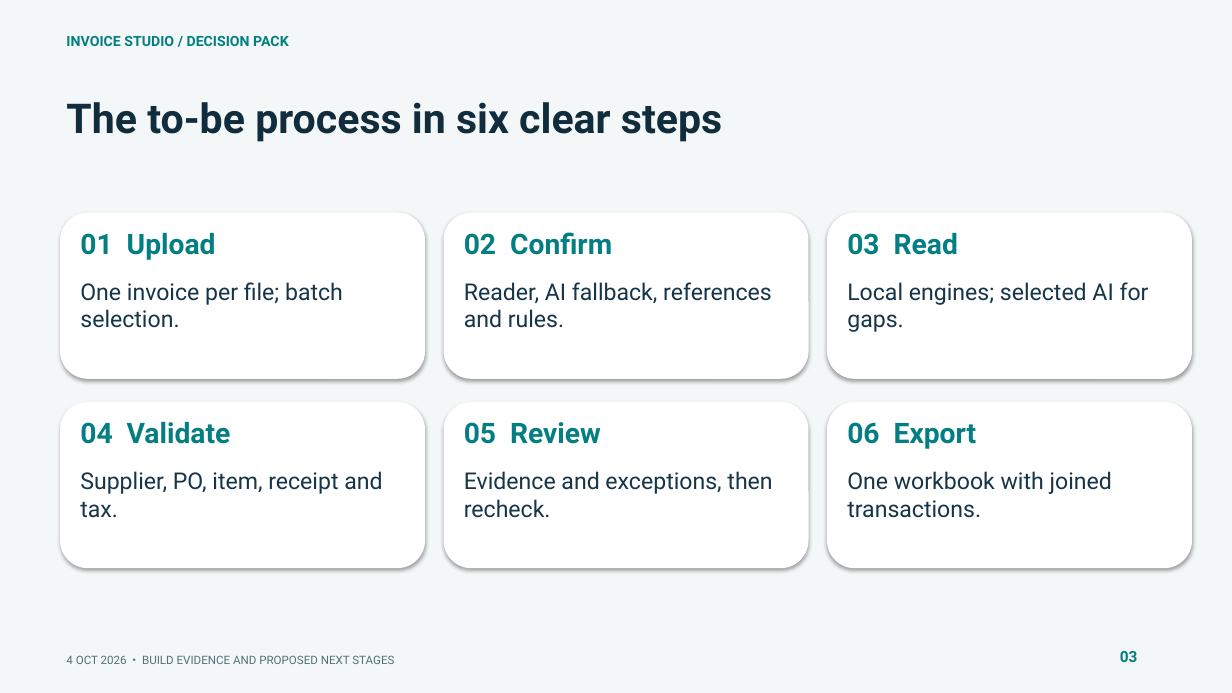
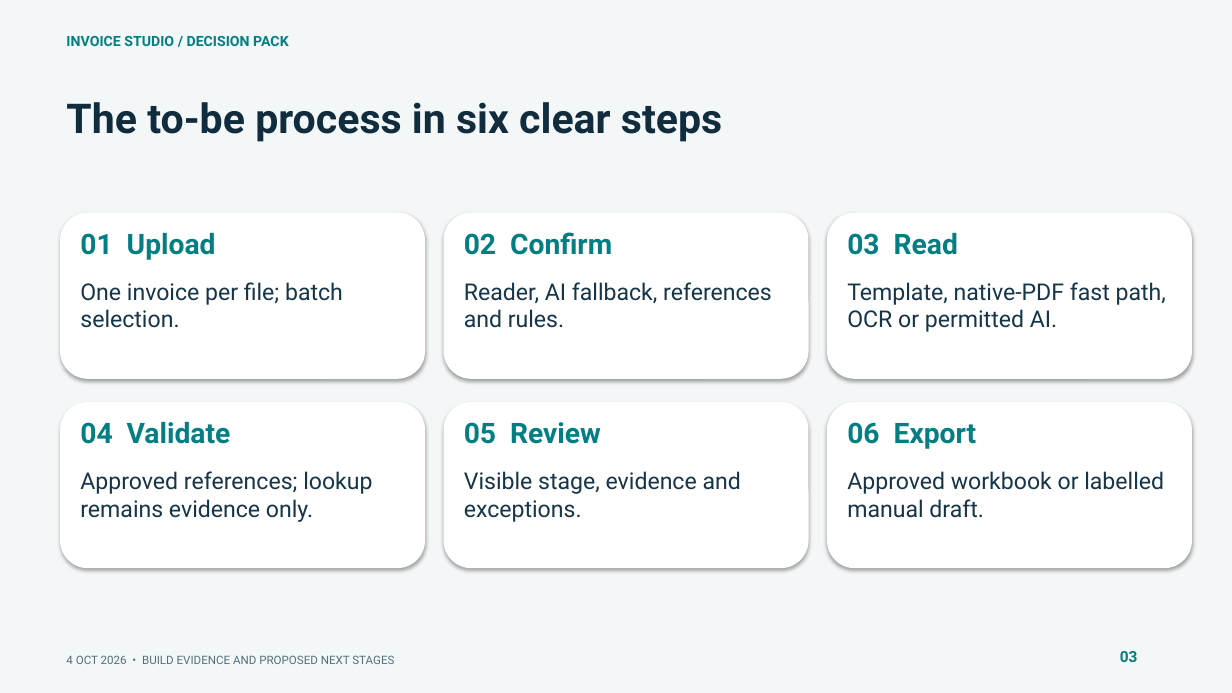
Before and after one commit to muttonkodibiriyani/Inv_studio, a slide deck: slide 3 of docs/delivery/Invoice_Studio_SLT.pptx. Drawn at 1232x693 pixels with LibreOffice and Linux fonts; fonts in the diff are those of the drawing. Boxes give left, top, right and bottom in pixels: in the first picture for what was removed or moved away, otherwise in the second. Text is boxed around its words. In the diff, an @@ line names an element or a change of style, - is before the commit and + after.

Commit message:
Add name-based reference discovery, manual workbook drafts and clearer extraction review

```diff
--- a/docs/delivery/Invoice_Studio_SLT.pptx
+++ b/docs/delivery/Invoice_Studio_SLT.pptx
@@ text at (847, 282, 1166, 332): text changed @@
-Local engines; selected AI for gaps.
+Template, native-PDF fast path, OCR or permitted AI.
@@ text at (80, 471, 372, 522): text changed @@
-Supplier, PO, item, receipt and tax.
+Approved references; lookup remains evidence only.
@@ text at (464, 471, 741, 522): text changed @@
-Evidence and exceptions, then recheck.
+Visible stage, evidence and exceptions.
@@ text at (847, 471, 1164, 518): text changed @@
-One workbook with joined transactions.
+Approved workbook or labelled manual draft.
```
Also in this commit, not shown: 9 other slides changed, 2 slides added, 33 other files.
